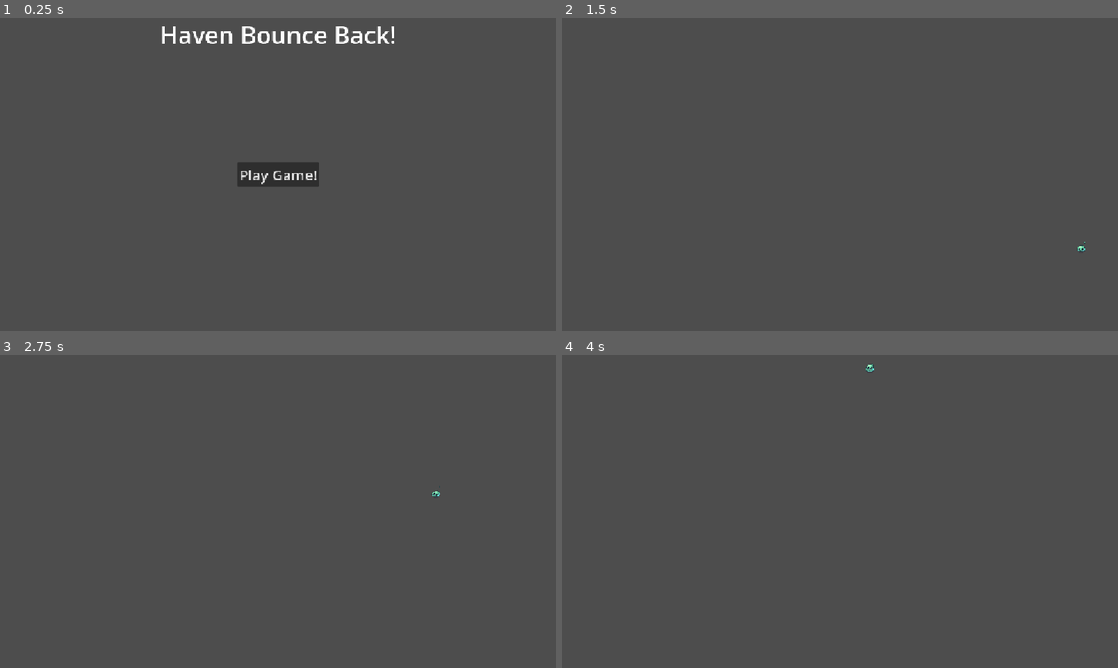
Above: before the commit, frames 1-4 (two rows, left to right).
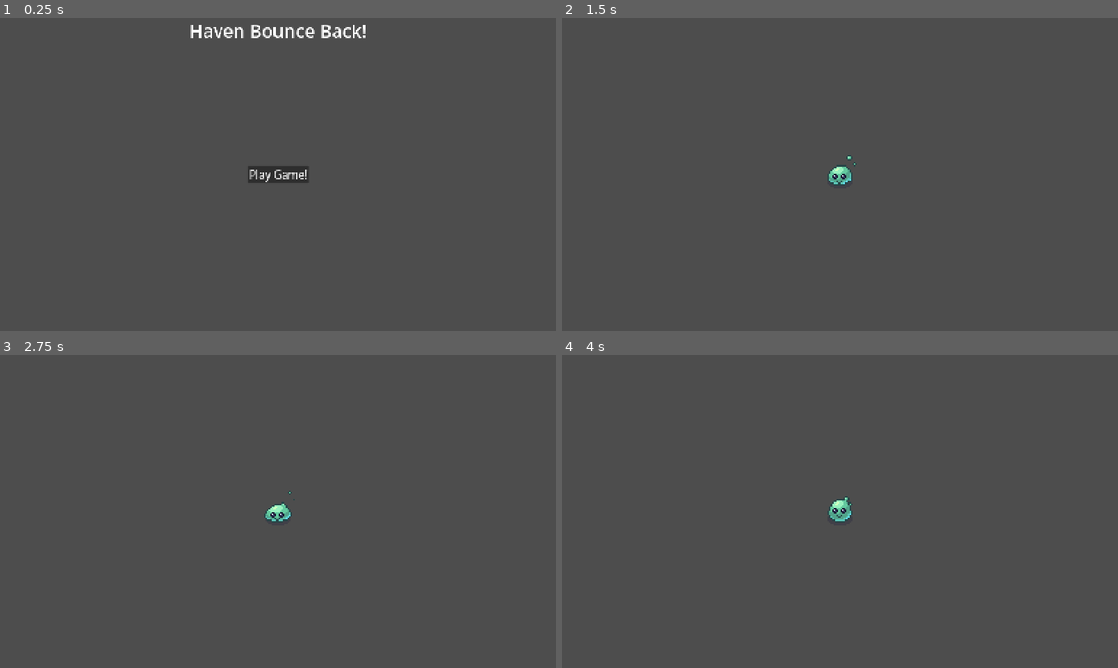
Above: after the commit, the same moments.

Repository: Auseawesome/HavenBounceBack
Game: Godot game, scene res://main.tscn
Two runs of this game, one before a commit and one after it. Both use one fixed random seed, a clock stepped at 60 frames per second and the inputs below.
Inputs:
- Up to frame 1 (0.25 s): no input
- Up to frame 2 (1.5 s): click "Play Game!" at 0.5 s; click "Enter Level" at 1.25 s
- Up to frame 3 (2.75 s): no input
- Up to frame 4 (4 s): no input

The runs differ from the first frame. In frame 1, 2.0% of the frame differs, in the area x 29-71%, y 2-54%; in frame 2, 0.3%; in frame 3, 0.3%; in frame 4, 0.3%.

Commit message:
Update World Scale

Diff:
--- a/player.tscn
+++ b/player.tscn
@@ -199,15 +199,16 @@
 }]
 
 [sub_resource type="CapsuleShape2D" id="CapsuleShape2D_0x1uw"]
-radius = 7.0
-height = 16.0
+radius = 29.0
+height = 66.0
 
 [node name="Player" type="RigidBody2D" unique_id=173866440]
 physics_material_override = SubResource("PhysicsMaterial_udeww")
 script = ExtResource("1_onrkg")
 
 [node name="AnimatedSprite2D" type="AnimatedSprite2D" parent="." unique_id=1982680021]
-position = Vector2(0, -1)
+position = Vector2(-2, -2)
+scale = Vector2(4, 4)
 sprite_frames = SubResource("SpriteFrames_0x1uw")
 animation = &"idle_front"
 
--- a/project.godot
+++ b/project.godot
@@ -17,6 +17,8 @@
 
 [display]
 
+window/size/viewport_width=1536
+window/size/viewport_height=864
 window/stretch/mode="canvas_items"
 window/stretch/aspect="expand"
 
--- a/world.tscn
+++ b/world.tscn
@@ -21,7 +21,7 @@
 shape = SubResource("WorldBoundaryShape2D_n3oya")
 
 [node name="BottomBoundary" type="StaticBody2D" parent="." unique_id=2079826524]
-position = Vector2(0, 648)
+position = Vector2(0, 864)
 
 [node name="CollisionShape2D" type="CollisionShape2D" parent="BottomBoundary" unique_id=688349647]
 shape = SubResource("WorldBoundaryShape2D_gv5m4")
@@ -34,10 +34,9 @@
 [node name="RightBoundary" type="StaticBody2D" parent="." unique_id=530749838]
 
 [node name="CollisionShape2D" type="CollisionShape2D" parent="RightBoundary" unique_id=879028510]
-position = Vector2(1152, 0)
+position = Vector2(1536, 0)
 shape = SubResource("WorldBoundaryShape2D_fj7yv")
 
 [node name="Player" parent="." unique_id=173866440 instance=ExtResource("1_f3sb7")]
-position = Vector2(549, 317)
+position = Vector2(768, 432)
 lock_rotation = true
-linear_velocity = Vector2(5000, 1000)
